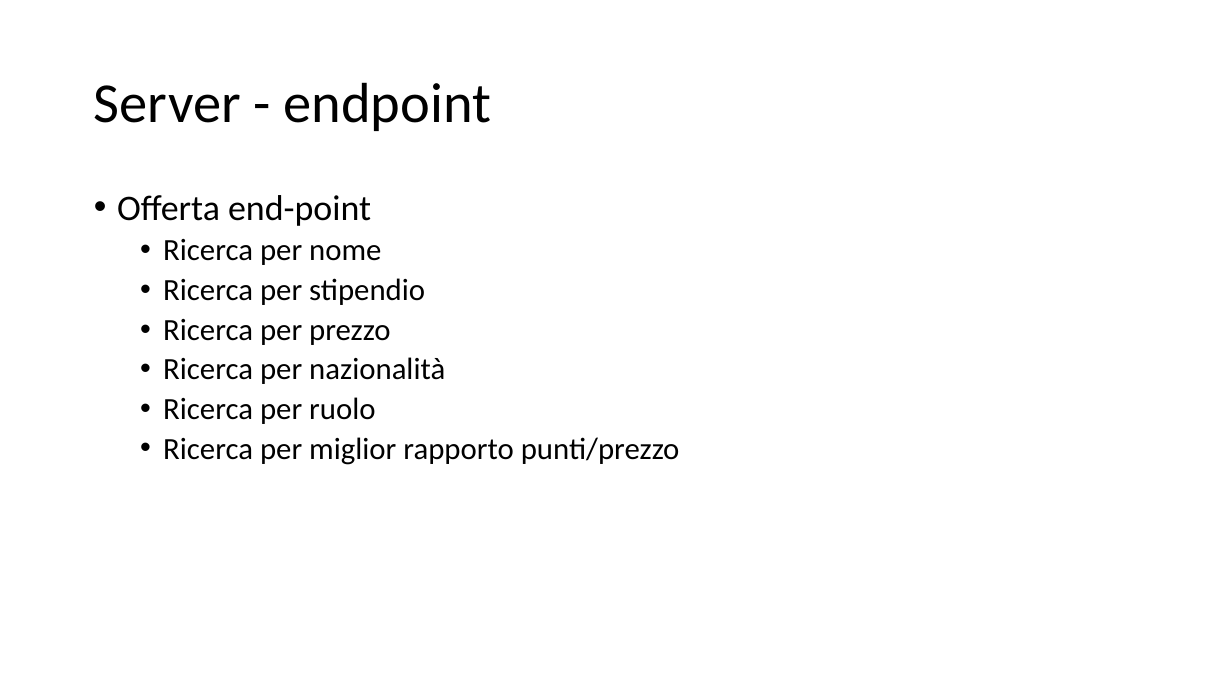
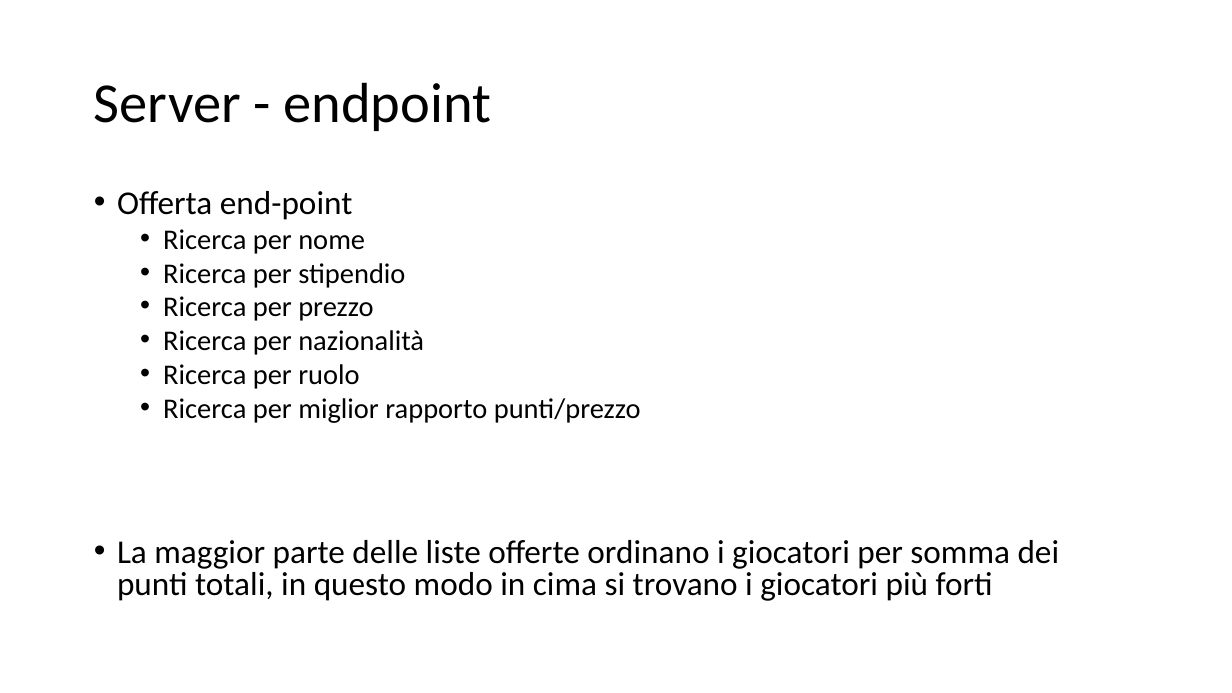
Before and after one commit to mellacsi/FIFA18Skiller, a slide deck: slide 6 of Applicazioni_Service_Oriented.pptx (slide 4 before the commit). Drawn at 1232x693 pixels with LibreOffice and Linux fonts; fonts in the diff are those of the drawing. Boxes give left, top, right and bottom in pixels: in the first picture for what was removed or moved away, otherwise in the second. Text is boxed around its words. In the diff, an @@ line names an element or a change of style, - is before the commit and + after.

```diff
--- a/Applicazioni_Service_Oriented.pptx
+++ b/Applicazioni_Service_Oriented.pptx
@@ text at [117,191,641,423]: size 28 to 25.9 pt in "Offerta end-point"; size 24 to 22.2 pt in "Ricerca per nome", "Ricerca per stipendio", "Ricerca per prezzo", "Ricerca per nazionalità" and 2 more places; line spacing 0.9 to 0.8 @@
@@ text at [117,540,1060,601]: paragraph added @@
+• La maggior parte delle liste offerte ordinano i giocatori per somma dei punti totali, in questo modo in cima si trovano i giocatori più forti
```
Also in this commit, not shown: 3 other slides changed, 5 slides added, 1 other file.
